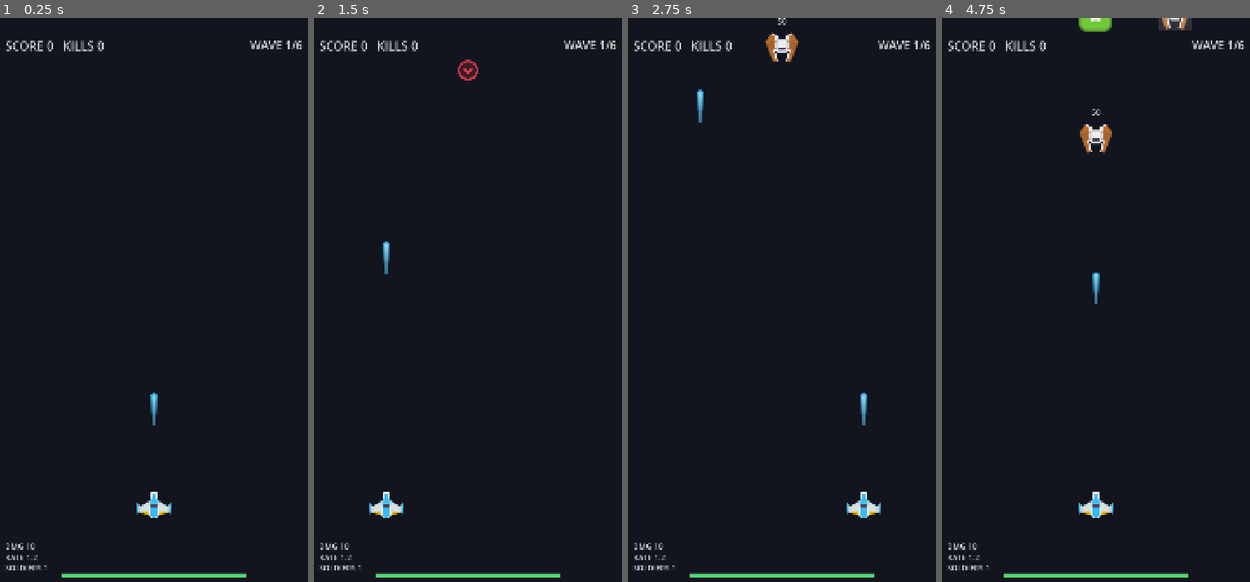
Above: before the commit, frames 1-4 (left to right).
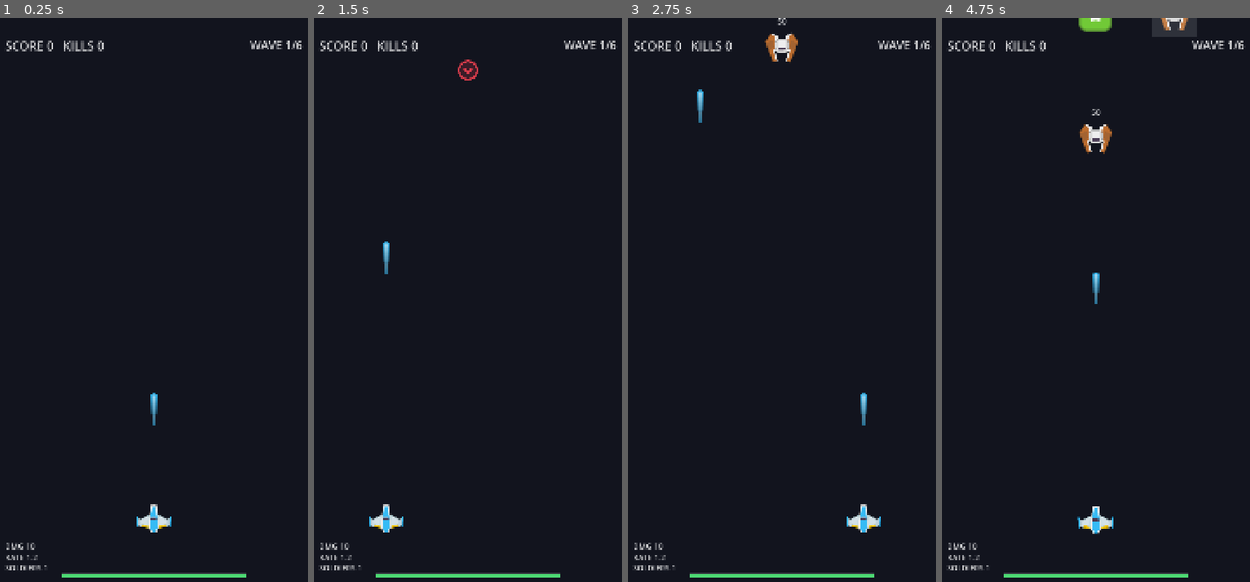
Above: after the commit, the same moments.

Repository: ScriptByFei/kernwerk-godot
Game: Godot game, scene res://scenes/game/game.tscn
Same seed, same stepped clock (60 frames per second), same inputs: the game is played once before the commit and once after it.
Inputs (mouse positions are in pixels of both pictures, inside the frame that each line leads up to):
- Up to frame 1 (0.25 s): no input
- Up to frame 2 (1.5 s): tap Enter at 0.5 s; move the mouse to (538, 277) at 0.52 s; hold D (lane_right) 0.53-1.25 s; hold 1 (lane_1) 0.53-1.25 s; click (538, 277) at 0.67 s; drag from (403, 339) to (452, 424) at 1.27 s
- Up to frame 3 (2.75 s): move the mouse to (815, 181) at 2.02 s; hold D (lane_right) from 2.03 s (still down); hold 3 (lane_3) from 2.03 s (still down)
- Up to frame 4 (4.75 s): release D (lane_right) at 2.75 s; release 3 (lane_3) at 2.75 s; drag from (1080, 424) to (997, 221) at 2.77 s; move the mouse to (1194, 395) at 3.52 s; hold A (lane_left) 3.53-4.25 s; hold 2 (lane_2) 3.53-4.25 s; drag from (997, 221) to (1046, 164) at 4.27 s

The runs differ from the first frame. In frame 1, 0.5% of the frame differs, in the area x 44-56%, y 84-92%; in frame 2, 0.5%; in frame 3, 0.5%; in frame 4, 0.9%, in the area x 43-83%, y 0-92%.

Commit message:
feat: phase 9 — living units via procedural animation sheets (AnimatedSprite2D)
- tools/sprite_pipeline.py: --all mode renders 5 sheets (player 3f, grunt/runner/tank 2f, boss 4f) deterministically from Kenney silhouettes (idle bob, shoot flash, boss pulse glow)
- enemy.gd/player.gd: AnimatedSprite2D + SpriteFrames built in code (AtlasTexture), static Sprite2D fallback if sheet missing
- web-safe loading via FileAccess.get_file_as_bytes (Image.load_from_file fails in browser export)
- new phase9_anim_test suite (5 checks) + qa screenshot proof

Diff:
--- /dev/null
+++ b/qa/phase9_anim_screenshot.gd
@@ -0,0 +1,27 @@
+extends SceneTree
+## QA-Screenshot: animierte Sprites (Player + Grunt + Boss) im echten Render.
+## Ausgabe nach docs/assets/screenshots/phase9_anim.png (via Xvfb, 540x960).
+
+func _init() -> void:
+	var game_scene := load("res://scenes/game/game.tscn") as PackedScene
+	var game := game_scene.instantiate() as Node2D
+	get_root().add_child(game)
+	await process_frame
+	await process_frame
+
+	# Boss + Grunt zusätzlich spawnen (sichtbar im oberen Bereich)
+	var boss := Boss.new()
+	boss.configure(0, 600)
+	game.add_child(boss)
+	boss.position = Vector2(boss.lane_x_now(), 120.0)
+	var grunt := Enemy.new()
+	grunt.configure(2, 50, 0.0)
+	game.add_child(grunt)
+	grunt.position = Vector2(grunt.lane_x_now(), 300.0)
+	await process_frame
+	await process_frame
+
+	var image := get_root().get_viewport().get_texture().get_image()
+	image.save_png("res://docs/assets/screenshots/phase9_anim.png")
+	print("SCREENSHOT SAVED: docs/assets/screenshots/phase9_anim.png")
+	quit(0)
--- a/scripts/enemies/enemy.gd
+++ b/scripts/enemies/enemy.gd
@@ -14,12 +14,15 @@
 var _flash_rect: Polygon2D
 var _hp_label: Label
 var _wobble_tween: Tween
-var _sprite: Sprite2D
+var _sprite
+var animation_sheet_path := ""
 
 const GRUNT_TEXTURE := preload("res://assets/sprites/grunt.png")
 const RUNNER_TEXTURE := preload("res://assets/sprites/runner.png")
 const TANK_TEXTURE := preload("res://assets/sprites/tank.png")
 const BOSS_TEXTURE := preload("res://assets/sprites/boss.png")
+const ANIMATION_DIRECTORY := "res://assets/sprites/generated/anim/"
+const ANIMATION_FRAME_SIZE := 128
 
 func _ready() -> void:
 	super._ready()
@@ -38,23 +41,60 @@
 var configure_label := false  # Headless-Tests ohne Szene: Labels optional
 
 func _build_visual() -> void:
-	_sprite = Sprite2D.new()
-	_sprite.name = "Sprite"
+	var old_sprite := get_node_or_null("Sprite")
+	if old_sprite:
+		old_sprite.queue_free()
+	var scale_factor := 1.18
+	var static_texture: Texture2D = GRUNT_TEXTURE
+	var sheet_unit := "grunt"
 	match enemy_type:
 		EnemyArchetypeData.RUNNER:
-			_sprite.texture = RUNNER_TEXTURE
-			_sprite.scale = Vector2.ONE * 0.92
+			scale_factor = 0.92
+			static_texture = RUNNER_TEXTURE
+			sheet_unit = "runner"
 		EnemyArchetypeData.TANK:
-			_sprite.texture = TANK_TEXTURE
-			_sprite.scale = Vector2.ONE * 1.47
+			scale_factor = 1.47
+			static_texture = TANK_TEXTURE
+			sheet_unit = "tank"
 		EnemyArchetypeData.BOSS:
-			_sprite.texture = BOSS_TEXTURE
-			_sprite.scale = Vector2.ONE * 1.75
-		_:
-			_sprite.texture = GRUNT_TEXTURE
-			_sprite.scale = Vector2.ONE * 1.18
+			scale_factor = 1.75
+			static_texture = BOSS_TEXTURE
+			sheet_unit = "boss"
+	_sprite = _create_animated_sprite(sheet_unit, 4 if is_boss else 2, "pulse" if is_boss else "idle", 3.0 if is_boss else 4.0)
+	if _sprite == null:
+		_sprite = Sprite2D.new()
+		_sprite.texture = static_texture
+	_sprite.name = "Sprite"
+	_sprite.scale = Vector2.ONE * scale_factor
 	add_child(_sprite)
 	build_label()
+
+func _create_animated_sprite(unit: String, frame_count: int, animation_name: String, animation_speed: float) -> AnimatedSprite2D:
+	var sheet_path := animation_sheet_path if not animation_sheet_path.is_empty() else ANIMATION_DIRECTORY + unit + "_sheet.png"
+	if not FileAccess.file_exists(sheet_path):
+		return null
+	# Web-Export-sicher laden: FileAccess liest auch aus dem PCK (kein echtes
+	# Dateisystem im Browser) — Image.load_from_file würde dort still fehlschlagen.
+	var bytes := FileAccess.get_file_as_bytes(sheet_path)
+	if bytes.is_empty():
+		return null
+	var image := Image.new()
+	if image.load_png_from_buffer(bytes) != OK or image.is_empty():
+		return null
+	var sheet := ImageTexture.create_from_image(image)
+	var frames := SpriteFrames.new()
+	frames.add_animation(animation_name)
+	frames.set_animation_speed(animation_name, animation_speed)
+	frames.set_animation_loop(animation_name, true)
+	for frame_index in frame_count:
+		var frame := AtlasTexture.new()
+		frame.atlas = sheet
+		frame.region = Rect2(frame_index * ANIMATION_FRAME_SIZE, 0, ANIMATION_FRAME_SIZE, ANIMATION_FRAME_SIZE)
+		frames.add_frame(animation_name, frame)
+	var sprite := AnimatedSprite2D.new()
+	sprite.sprite_frames = frames
+	sprite.play(animation_name)
+	return sprite
 
 func build_label() -> void:
 	# HP-Label über dem Kopf — nil-safe (Headless-Tests ohne Rendering)
@@ -87,7 +127,8 @@
 	if _flash_rect == null:
 		_flash_rect = Polygon2D.new()
 		_flash_rect.color = Color(1, 1, 1, 0.0)
-		var half_size := _sprite.texture.get_size() * _sprite.scale * 0.5
+		var sprite_scale: Vector2 = _sprite.scale
+		var half_size := Vector2.ONE * ANIMATION_FRAME_SIZE * sprite_scale * 0.5
 		_flash_rect.polygon = PackedVector2Array([Vector2(-half_size.x, -half_size.y), Vector2(half_size.x, -half_size.y), Vector2(half_size.x, half_size.y), Vector2(-half_size.x, half_size.y)])
 		add_child(_flash_rect)
 	# Blitz: kurz aufblitzen und ausfaden
--- a/scripts/player/player.gd
+++ b/scripts/player/player.gd
@@ -10,6 +10,8 @@
 
 const PLAYER_TEXTURE := preload("res://assets/sprites/player.png")
 const PLAYER_SPRITE_SCALE := 1.2
+const PLAYER_SHEET := "res://assets/sprites/generated/anim/player_sheet.png"
+const ANIMATION_FRAME_SIZE := 128
 
 @onready var touch: TouchInput = $TouchInput
 @onready var weapon: WeaponController = $WeaponController
@@ -21,6 +23,7 @@
 	touch.swiped.connect(move_lane)
 	touch.tapped_lane.connect(move_to_lane)
 	weapon.setup(self)
+	weapon.bullet_fired.connect(_play_shoot_animation)
 	set_process(true)
 
 func _build_visual() -> void:
@@ -28,12 +31,65 @@
 	if old_soldier:
 		remove_child(old_soldier)
 		old_soldier.queue_free()
+	var sprite := _create_animated_sprite()
+	if sprite == null:
+		_build_static_sprite()
+		return
+	sprite.name = "Soldier"
+	sprite.scale = Vector2.ONE * PLAYER_SPRITE_SCALE
+	add_child(sprite)
+
+func _create_animated_sprite() -> AnimatedSprite2D:
+	if not FileAccess.file_exists(PLAYER_SHEET):
+		return null
+	# Web-Export-sicher laden (FileAccess liest aus dem PCK, kein Dateisystem im Browser).
+	var bytes := FileAccess.get_file_as_bytes(PLAYER_SHEET)
+	if bytes.is_empty():
+		return null
+	var image := Image.new()
+	if image.load_png_from_buffer(bytes) != OK or image.is_empty():
+		return null
+	var sheet := ImageTexture.create_from_image(image)
+	var frames := SpriteFrames.new()
+	frames.add_animation("idle")
+	frames.set_animation_speed("idle", 4.0)
+	frames.set_animation_loop("idle", true)
+	for frame_index in 2:
+		frames.add_frame("idle", _sheet_frame(sheet, frame_index))
+	frames.add_animation("shoot")
+	frames.set_animation_speed("shoot", 8.0)
+	frames.set_animation_loop("shoot", false)
+	frames.add_frame("shoot", _sheet_frame(sheet, 2))
+	var sprite := AnimatedSprite2D.new()
+	sprite.sprite_frames = frames
+	sprite.play("idle")
+	return sprite
+
+func _sheet_frame(sheet: Texture2D, frame_index: int) -> AtlasTexture:
+	var frame := AtlasTexture.new()
+	frame.atlas = sheet
+	frame.region = Rect2(frame_index * ANIMATION_FRAME_SIZE, 0, ANIMATION_FRAME_SIZE, ANIMATION_FRAME_SIZE)
+	return frame
+
+func _build_static_sprite() -> void:
 	var sprite := Sprite2D.new()
 	sprite.name = "Soldier"
 	sprite.texture = PLAYER_TEXTURE
 	sprite.scale = Vector2.ONE * PLAYER_SPRITE_SCALE
 	sprite.offset = Vector2(0, -PLAYER_TEXTURE.get_height() / 2.0)
 	add_child(sprite)
+
+func _play_shoot_animation(_bullet: Bullet) -> void:
+	var sprite := get_node_or_null("Soldier") as AnimatedSprite2D
+	if sprite == null:
+		return
+	sprite.play("shoot")
+	var tween := create_tween()
+	tween.tween_interval(0.12)
+	tween.tween_callback(func():
+		if is_instance_valid(sprite):
+			sprite.play("idle")
+	)
 
 func _process(_delta: float) -> void:
 	# Viewport kann sich im Web-Export dynamisch ändern (iOS-URL-Bar, Rotation).
--- /dev/null
+++ b/tests/phase9_anim_test.gd
@@ -0,0 +1,53 @@
+extends SceneTree
+
+var fails := 0
+
+func _check(condition: bool, message: String) -> void:
+	if condition:
+		print("  ✓ " + message)
+	else:
+		fails += 1
+		print("  ✗ " + message)
+
+func _init() -> void:
+	var world := Node2D.new()
+	get_root().add_child(world)
+	var grunt := Enemy.new()
+	grunt.configure(1, 50, 0.0)
+	world.add_child(grunt)
+	await process_frame
+	var grunt_sprite := grunt.get_node_or_null("Sprite") as AnimatedSprite2D
+	_check(grunt_sprite != null and grunt_sprite.sprite_frames.get_frame_count("idle") == 2 and grunt_sprite.is_playing(), "Grunt nutzt spielende Idle-Animation")
+	grunt._hit_feedback()
+	_check(grunt._flash_rect != null, "Hit-Feedback funktioniert mit AnimatedSprite2D")
+
+	var boss := Enemy.new()
+	boss.configure(1, 600, 0.0, true, EnemyArchetypeData.BOSS)
+	world.add_child(boss)
+	await process_frame
+	var boss_sprite := boss.get_node_or_null("Sprite") as AnimatedSprite2D
+	_check(boss_sprite != null and boss_sprite.sprite_frames.get_frame_count("pulse") == 4, "Boss nutzt vier Pulse-Frames")
+
+	var fallback := Enemy.new()
+	fallback.animation_sheet_path = "res://missing_sheet.png"
+	fallback.configure(1, 50, 0.0)
+	world.add_child(fallback)
+	await process_frame
+	_check(fallback.get_node_or_null("Sprite") is Sprite2D, "Fehlendes Sheet nutzt statischen Fallback")
+
+	var player := Player.new()
+	var touch := TouchInput.new()
+	touch.name = "TouchInput"
+	var weapon := WeaponController.new()
+	weapon.name = "WeaponController"
+	player.add_child(touch)
+	player.add_child(weapon)
+	world.add_child(player)
+	await process_frame
+	var player_sprite := player.get_node_or_null("Soldier") as AnimatedSprite2D
+	_check(player_sprite != null and player_sprite.sprite_frames.get_frame_count("idle") == 2 and player_sprite.sprite_frames.get_frame_count("shoot") == 1, "Player besitzt Idle- und Shoot-Frames")
+
+	world.queue_free()
+	await process_frame
+	print("PHASE 9 ANIMATION TESTS: " + ("ALLE OK" if fails == 0 else "%d FEHLER" % fails))
+	quit(1 if fails > 0 else 0)
Binary file added: assets/sprites/generated/anim/boss_sheet.png
Binary file added: assets/sprites/generated/anim/frames/boss_frame_0.png
Binary file added: assets/sprites/generated/anim/frames/boss_frame_1.png
Binary file added: assets/sprites/generated/anim/frames/boss_frame_2.png
Binary file added: assets/sprites/generated/anim/frames/boss_frame_3.png
Binary file added: assets/sprites/generated/anim/frames/grunt_frame_0.png
Binary file added: assets/sprites/generated/anim/frames/grunt_frame_1.png
Binary file added: assets/sprites/generated/anim/frames/player_frame_0.png
Binary file added: assets/sprites/generated/anim/frames/player_frame_1.png
Binary file added: assets/sprites/generated/anim/frames/player_frame_2.png
Binary file added: assets/sprites/generated/anim/frames/runner_frame_0.png
Binary file added: assets/sprites/generated/anim/frames/runner_frame_1.png
(and 13 more such lines)
